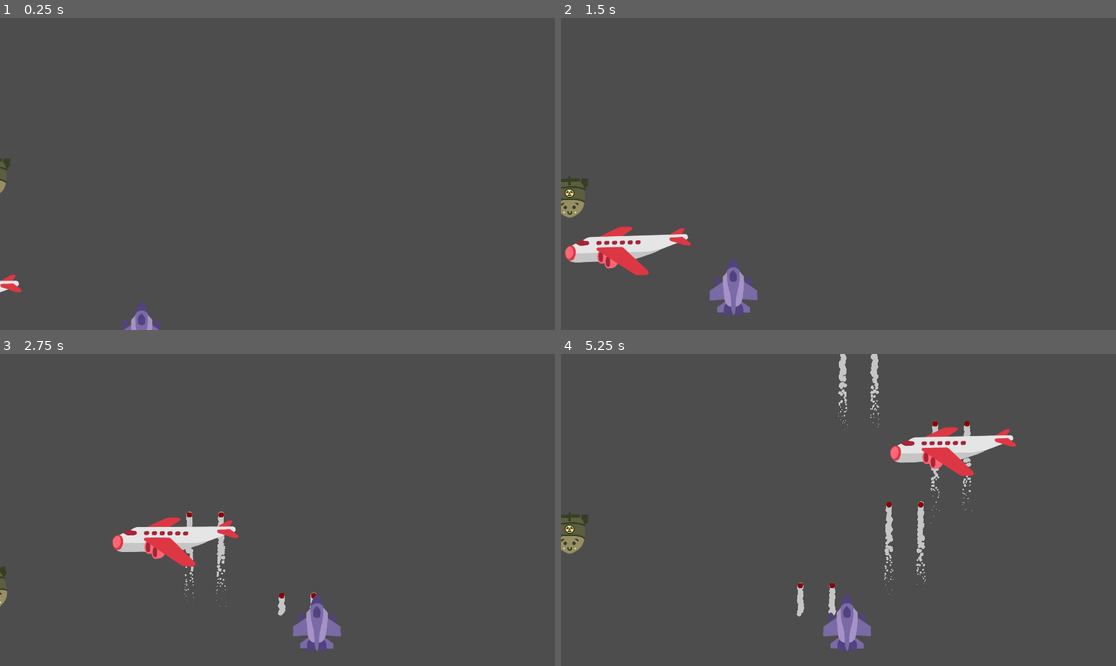
Above: before the commit, frames 1-4 (two rows, left to right).
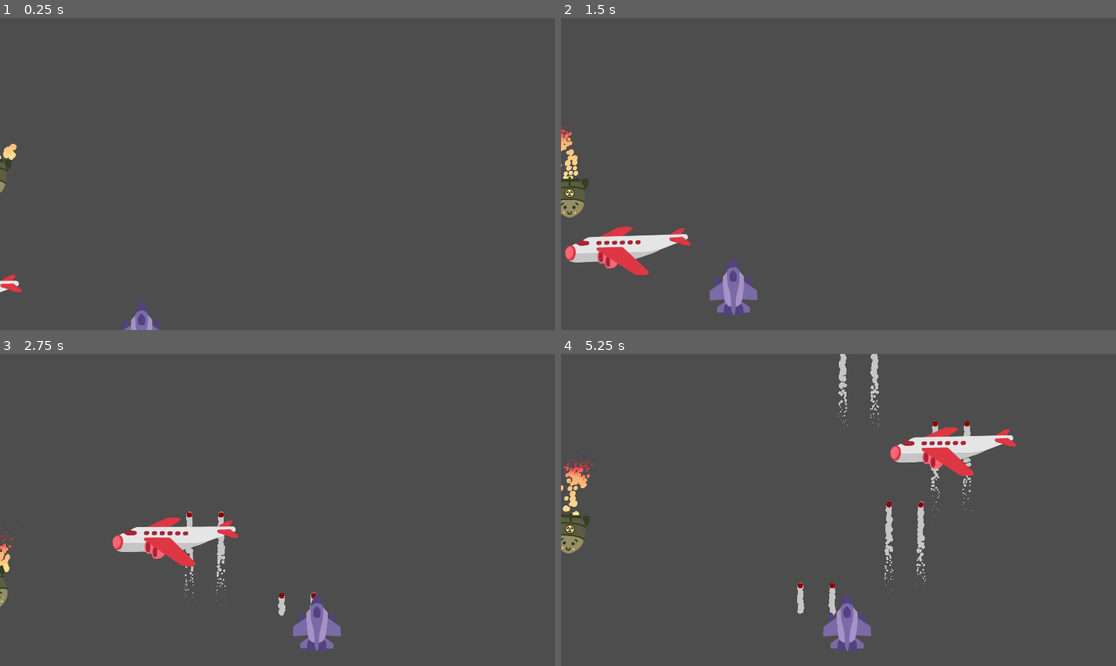
Above: after the commit, the same moments.

Repository: Hangover-Sunshine/DEFCON-JUNIOR
Game: Godot game, scene res://scenes/test/level_test.tscn
The game is run twice, just before and just after one commit, with the same random seed, the same clock (stepped at 60 frames per second) and the same inputs. This scene is started directly instead of the project's main scene.
Inputs:
- Up to frame 1 (0.25 s): no input
- Up to frame 2 (1.5 s): hold D (right) 0.53-1.28 s; hold Space (fire) 0.53-1.28 s; hold S (down) from 1.28 s (still down); tap Shift (dash) at 1.35 s
- Up to frame 3 (2.75 s): tap Space (fire) at 1.55 s; release S (down) at 2.03 s; hold D (right) from 2.03 s (still down); hold Space (fire) from 2.03 s (still down)
- Up to frame 4 (5.25 s): release D (right) at 2.78 s; release Space (fire) at 2.78 s; hold W (up) 2.78-3.53 s; tap Q (shield) at 2.85 s; tap Space (fire) at 3.05, 4.55 s; hold Space (fire) 3.53-4.28 s; hold A (left) 3.53-5.03 s; tap Shift (dash) at 4.35 s; hold S (down) from 5.03 s (still down); hold Space (fire) from 5.03 s (still down)

The runs differ from the first frame. In frame 1, 0.1% of the frame differs, in the area x 0-4%, y 40-57%; in frame 2, 0.3%; in frame 3, 0.2%; in frame 4, 0.5%, in the area x 0-50%, y 31-85%.
Error in both runs: Invalid call. Nonexistent function 'get_play_area_x_limits' in base 'Node2D (test_level.gd)'. (res://scripts/game/player.gd:106)

Commit message:
Jetfuel melts steel beams

Diff:
--- a/prefabs/art/pc_skeleton.tscn
+++ b/prefabs/art/pc_skeleton.tscn
@@ -7,44 +7,15 @@
 [ext_resource type="Texture2D" uid="uid://bllod6ib3gxpu" path="res://assets/sprites/player/PC_Brows.png" id="4_p4fwh"]
 [ext_resource type="Texture2D" uid="uid://b7smlkhdccufi" path="res://assets/sprites/player/PC_Dimples.png" id="5_onoce"]
 [ext_resource type="Texture2D" uid="uid://dskj1c8u7w667" path="res://assets/particle/Circle2.png" id="7_4hcyb"]
-
-[sub_resource type="Animation" id="Animation_rj6c1"]
-resource_name = "Fly"
-length = 2.0
-loop_mode = 1
-tracks/0/type = "value"
-tracks/0/imported = false
-tracks/0/enabled = true
-tracks/0/path = NodePath("Nuke/Body:rotation")
-tracks/0/interp = 1
-tracks/0/loop_wrap = true
-tracks/0/keys = {
-"times": PackedFloat32Array(0, 0.5, 1, 1.5, 2),
-"transitions": PackedFloat32Array(1, 1, 1, 1, 1),
-"update": 0,
-"values": [0.0, 0.0174533, 0.0, -0.0174533, 0.0]
-}
-
-[sub_resource type="Animation" id="Animation_uax2g"]
-length = 0.001
-tracks/0/type = "value"
-tracks/0/imported = false
-tracks/0/enabled = true
-tracks/0/path = NodePath("Nuke/Body:rotation")
-tracks/0/interp = 1
-tracks/0/loop_wrap = true
-tracks/0/keys = {
-"times": PackedFloat32Array(0),
-"transitions": PackedFloat32Array(1),
-"update": 0,
-"values": [0.0]
-}
-
-[sub_resource type="AnimationLibrary" id="AnimationLibrary_xvmd3"]
-_data = {
-"Fly": SubResource("Animation_rj6c1"),
-"RESET": SubResource("Animation_uax2g")
-}
+[ext_resource type="Texture2D" uid="uid://dvg5oc3axuiqe" path="res://assets/particle/Circle1.png" id="8_8el7x"]
+[ext_resource type="Gradient" uid="uid://dyyq3wx5wedew" path="res://assets/graphs/fx_explode_fire.tres" id="8_m3j2v"]
+
+[sub_resource type="Curve" id="Curve_i316f"]
+_data = [Vector2(0, 1), 0.0, 0.0, 0, 0, Vector2(1, 0), 0.0, 0.0, 0, 0]
+point_count = 2
+
+[sub_resource type="Gradient" id="Gradient_n5w12"]
+colors = PackedColorArray(1, 1, 1, 1, 0.772549, 0.772549, 0.772549, 1)
 
 [sub_resource type="Animation" id="Animation_p8o8r"]
 resource_name = "Happy"
@@ -358,6 +329,18 @@
 "update": 1,
 "values": [true]
 }
+tracks/3/type = "value"
+tracks/3/imported = false
+tracks/3/enabled = true
+tracks/3/path = NodePath("Nuke/Body/Trail:visible")
+tracks/3/interp = 1
+tracks/3/loop_wrap = true
+tracks/3/keys = {
+"times": PackedFloat32Array(0),
+"transitions": PackedFloat32Array(1),
+"update": 1,
+"values": [false]
+}
 
 [sub_resource type="Animation" id="Animation_6tv8f"]
 length = 0.001
@@ -397,10 +380,178 @@
 "update": 1,
 "values": [false]
 }
+tracks/3/type = "value"
+tracks/3/imported = false
+tracks/3/enabled = true
+tracks/3/path = NodePath("Nuke/Body/Trail:visible")
+tracks/3/interp = 1
+tracks/3/loop_wrap = true
+tracks/3/keys = {
+"times": PackedFloat32Array(0),
+"transitions": PackedFloat32Array(1),
+"update": 1,
+"values": [true]
+}
+tracks/4/type = "value"
+tracks/4/imported = false
+tracks/4/enabled = true
+tracks/4/path = NodePath("Nuke/Body:rotation")
+tracks/4/interp = 1
+tracks/4/loop_wrap = true
+tracks/4/keys = {
+"times": PackedFloat32Array(0),
+"transitions": PackedFloat32Array(1),
+"update": 0,
+"values": [0.0]
+}
+tracks/5/type = "value"
+tracks/5/imported = false
+tracks/5/enabled = true
+tracks/5/path = NodePath("Nuke/Body/Trail:color_ramp")
+tracks/5/interp = 1
+tracks/5/loop_wrap = true
+tracks/5/keys = {
+"times": PackedFloat32Array(0),
+"transitions": PackedFloat32Array(1),
+"update": 1,
+"values": [SubResource("Gradient_n5w12")]
+}
+
+[sub_resource type="Animation" id="Animation_61x5q"]
+resource_name = "Idle"
+length = 2.0
+loop_mode = 1
+tracks/0/type = "value"
+tracks/0/imported = false
+tracks/0/enabled = true
+tracks/0/path = NodePath("Nuke/Body:rotation")
+tracks/0/interp = 1
+tracks/0/loop_wrap = true
+tracks/0/keys = {
+"times": PackedFloat32Array(0, 0.5, 1, 1.5, 2),
+"transitions": PackedFloat32Array(1, 1, 1, 1, 1),
+"update": 0,
+"values": [0.0, 0.0174533, 0.0, -0.0174533, 0.0]
+}
+tracks/1/type = "value"
+tracks/1/imported = false
+tracks/1/enabled = true
+tracks/1/path = NodePath("Nuke:visible")
+tracks/1/interp = 1
+tracks/1/loop_wrap = true
+tracks/1/keys = {
+"times": PackedFloat32Array(0),
+"transitions": PackedFloat32Array(1),
+"update": 1,
+"values": [true]
+}
+tracks/2/type = "value"
+tracks/2/imported = false
+tracks/2/enabled = true
+tracks/2/path = NodePath("Nuke:scale")
+tracks/2/interp = 1
+tracks/2/loop_wrap = true
+tracks/2/keys = {
+"times": PackedFloat32Array(0),
+"transitions": PackedFloat32Array(1),
+"update": 0,
+"values": [Vector2(1, 1)]
+}
+tracks/3/type = "value"
+tracks/3/imported = false
+tracks/3/enabled = true
+tracks/3/path = NodePath("Nuke/Body/Trail:visible")
+tracks/3/interp = 1
+tracks/3/loop_wrap = true
+tracks/3/keys = {
+"times": PackedFloat32Array(0),
+"transitions": PackedFloat32Array(1),
+"update": 1,
+"values": [true]
+}
+tracks/4/type = "value"
+tracks/4/imported = false
+tracks/4/enabled = true
+tracks/4/path = NodePath("Nuke/Body/Trail:color_ramp")
+tracks/4/interp = 1
+tracks/4/loop_wrap = true
+tracks/4/keys = {
+"times": PackedFloat32Array(0),
+"transitions": PackedFloat32Array(1),
+"update": 1,
+"values": [SubResource("Gradient_n5w12")]
+}
+
+[sub_resource type="Animation" id="Animation_y8vqa"]
+resource_name = "Boost"
+loop_mode = 1
+step = 0.25
+tracks/0/type = "value"
+tracks/0/imported = false
+tracks/0/enabled = true
+tracks/0/path = NodePath("Nuke/Body:rotation")
+tracks/0/interp = 1
+tracks/0/loop_wrap = true
+tracks/0/keys = {
+"times": PackedFloat32Array(0, 0.25, 0.5, 0.75, 1),
+"transitions": PackedFloat32Array(1, 1, 1, 1, 1),
+"update": 0,
+"values": [0.0, 0.0872665, 0.0, -0.0872665, 0.0]
+}
+tracks/1/type = "value"
+tracks/1/imported = false
+tracks/1/enabled = true
+tracks/1/path = NodePath("Nuke:visible")
+tracks/1/interp = 1
+tracks/1/loop_wrap = true
+tracks/1/keys = {
+"times": PackedFloat32Array(0),
+"transitions": PackedFloat32Array(1),
+"update": 1,
+"values": [true]
+}
+tracks/2/type = "value"
+tracks/2/imported = false
+tracks/2/enabled = true
+tracks/2/path = NodePath("Nuke:scale")
+tracks/2/interp = 1
+tracks/2/loop_wrap = true
+tracks/2/keys = {
+"times": PackedFloat32Array(0),
+"transitions": PackedFloat32Array(1),
+"update": 0,
+"values": [Vector2(1, 1)]
+}
+tracks/3/type = "value"
+tracks/3/imported = false
+tracks/3/enabled = true
+tracks/3/path = NodePath("Nuke/Body/Trail:visible")
+tracks/3/interp = 1
+tracks/3/loop_wrap = true
+tracks/3/keys = {
+"times": PackedFloat32Array(0),
+"transitions": PackedFloat32Array(1),
+"update": 1,
+"values": [true]
+}
+tracks/4/type = "value"
+tracks/4/imported = false
+tracks/4/enabled = true
+tracks/4/path = NodePath("Nuke/Body/Trail:color_ramp")
+tracks/4/interp = 1
+tracks/4/loop_wrap = true
+tracks/4/keys = {
+"times": PackedFloat32Array(0),
+"transitions": PackedFloat32Array(1),
+"update": 1,
+"values": [ExtResource("8_m3j2v")]
+}
 
 [sub_resource type="AnimationLibrary" id="AnimationLibrary_suqcb"]
 _data = {
+"Boost": SubResource("Animation_y8vqa"),
 "Die": SubResource("Animation_uhe2e"),
+"Idle": SubResource("Animation_61x5q"),
 "RESET": SubResource("Animation_6tv8f")
 }
 
@@ -440,12 +591,22 @@
 position = Vector2(-1, 53)
 texture = ExtResource("5_onoce")
 
-[node name="AP_Idle" type="AnimationPlayer" parent="Nuke"]
-root_node = NodePath("../..")
-libraries = {
-"": SubResource("AnimationLibrary_xvmd3")
-}
-autoplay = "Fly"
+[node name="Trail" type="CPUParticles2D" parent="Nuke/Body"]
+show_behind_parent = true
+position = Vector2(0, -64)
+rotation = -1.5708
+amount = 150
+texture = ExtResource("8_8el7x")
+emission_shape = 3
+emission_rect_extents = Vector2(1, -20)
+spread = 20.0
+gravity = Vector2(0, 0)
+initial_velocity_min = 175.0
+initial_velocity_max = 200.0
+scale_amount_min = 0.15
+scale_amount_max = 0.25
+scale_amount_curve = SubResource("Curve_i316f")
+color_ramp = SubResource("Gradient_n5w12")
 
 [node name="AP_Face" type="AnimationPlayer" parent="."]
 root_node = NodePath("../Nuke")
@@ -467,6 +628,7 @@
 libraries = {
 "": SubResource("AnimationLibrary_suqcb")
 }
+autoplay = "Boost"
 
 [node name="Explosion_Fire" type="CPUParticles2D" parent="."]
 emitting = false
--- a/prefabs/fx/fx_explode_fire.tscn
+++ b/prefabs/fx/fx_explode_fire.tscn
@@ -1,14 +1,11 @@
 [gd_scene load_steps=4 format=3 uid="uid://ch77gyo6ll8sr"]
 
 [ext_resource type="Texture2D" uid="uid://dskj1c8u7w667" path="res://assets/particle/Circle2.png" id="1_nboo7"]
+[ext_resource type="Gradient" uid="uid://dyyq3wx5wedew" path="res://assets/graphs/fx_explode_fire.tres" id="2_t47km"]
 
 [sub_resource type="Curve" id="Curve_n1e1n"]
 _data = [Vector2(0.61236, 1), -0.582651, -0.582651, 0, 0, Vector2(0.797753, 0), 0.0, 0.0, 0, 0]
 point_count = 2
-
-[sub_resource type="Gradient" id="Gradient_7hvvp"]
-offsets = PackedFloat32Array(0, 0.326667, 0.42, 0.526667, 0.64, 0.733333, 1)
-colors = PackedColorArray(1, 0.878431, 0.568627, 1, 1, 0.666667, 0.431373, 1, 1, 0.407843, 0.352941, 1, 0.866667, 0.215686, 0.270588, 1, 0.756863, 0.184314, 0.231373, 1, 0.262745, 0.117647, 0.4, 1, 0.262745, 0.117647, 0.4, 0)
 
 [node name="FX_Explode_Fire" type="Node2D"]
 
@@ -27,4 +24,4 @@
 scale_amount_min = 0.5
 scale_amount_max = 0.5
 scale_amount_curve = SubResource("Curve_n1e1n")
-color_ramp = SubResource("Gradient_7hvvp")
+color_ramp = ExtResource("2_t47km")
Not shown: 1 places in prefabs/art/pc_skeleton.tscn that only renumber resources
